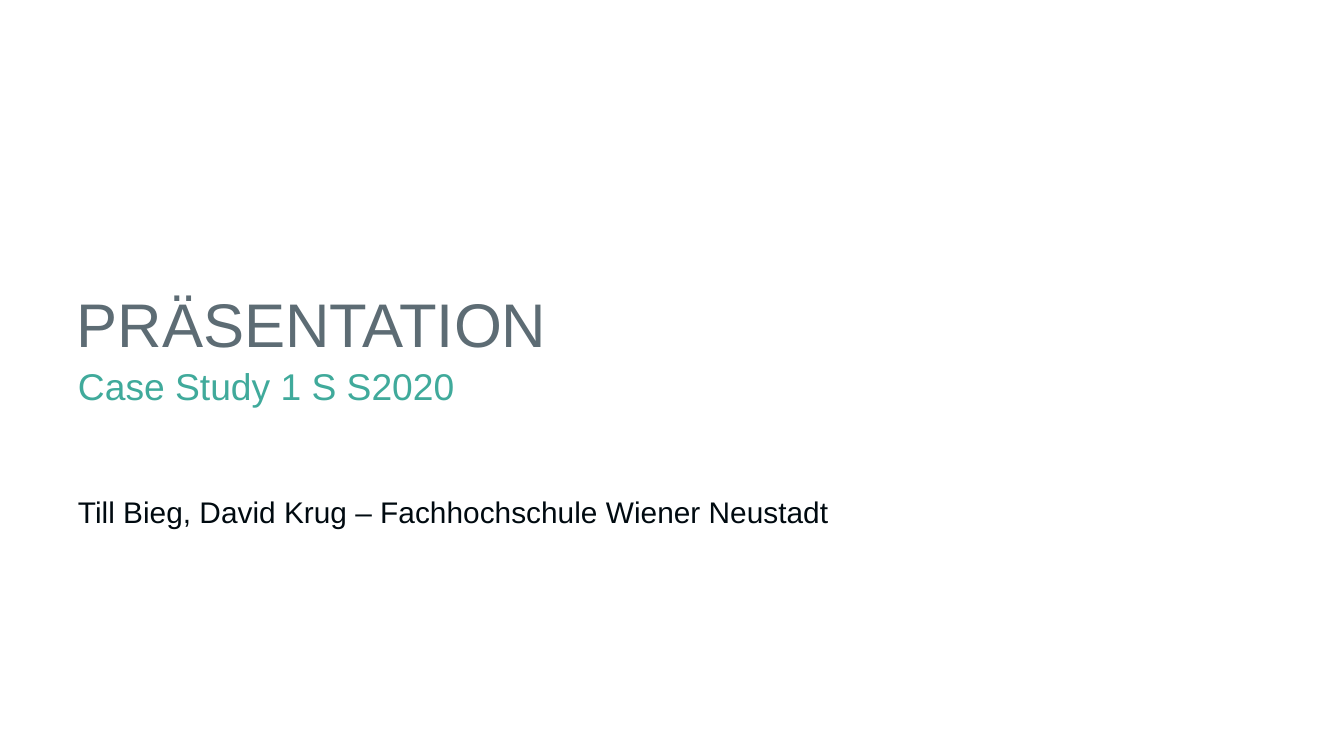
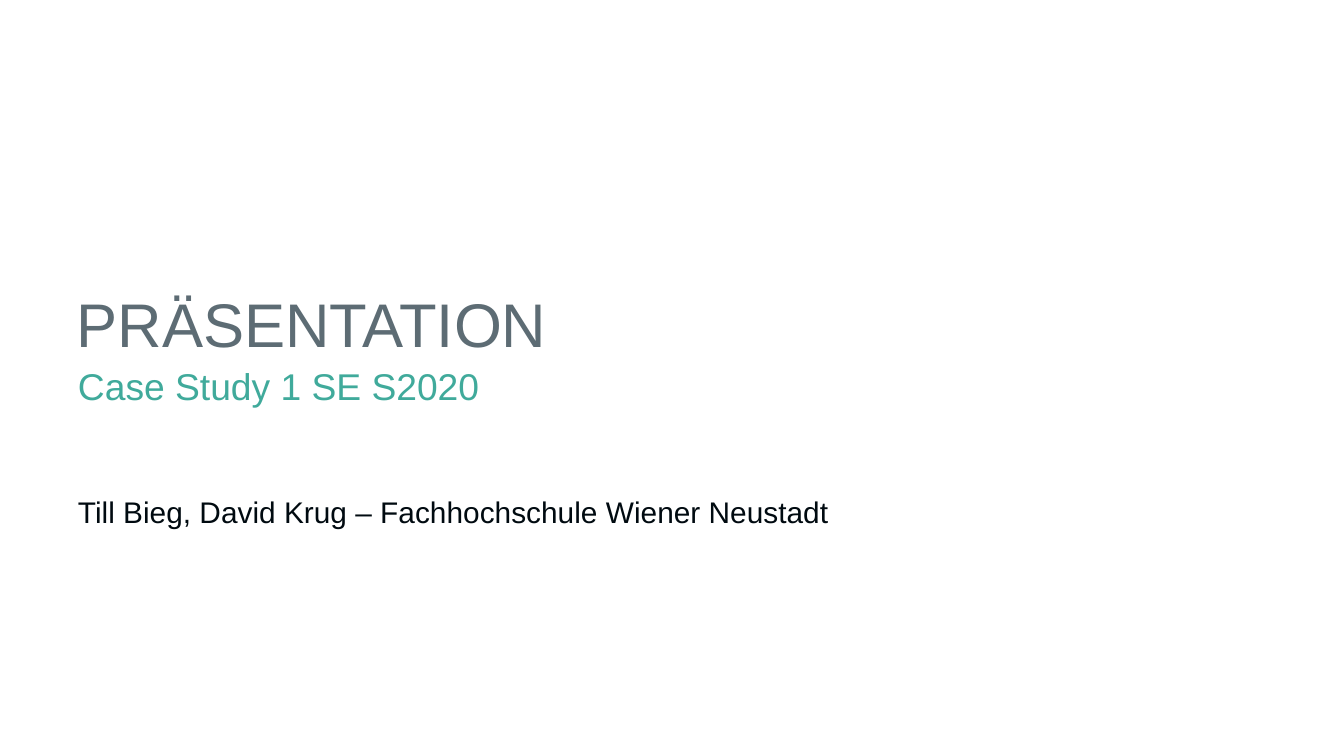
Before and after one commit to biegt/auditing_case_study, a slide deck: slide 1 of 04_output/Präsentation_Case_Study_1_Bieg_Krug.pptx. Drawn at 1344x756 pixels with LibreOffice and Linux fonts; fonts in the diff are those of the drawing; background and template pictures are left out. Boxes give left, top, right and bottom in pixels: in the first picture for what was removed or moved away, otherwise in the second. Text is boxed around its words. In the diff, an @@ line names an element or a change of style, - is before the commit and + after.

Commit message:
fill in Word and Powerpoint template

```diff
--- a/04_output/Präsentation_Case_Study_1_Bieg_Krug.pptx
+++ b/04_output/Präsentation_Case_Study_1_Bieg_Krug.pptx
@@ subtitle at [78, 373, 480, 407]: text changed @@
-Case Study 1 S S2020
+Case Study 1 SE S2020
```
Also in this commit, not shown: 1 other file.
